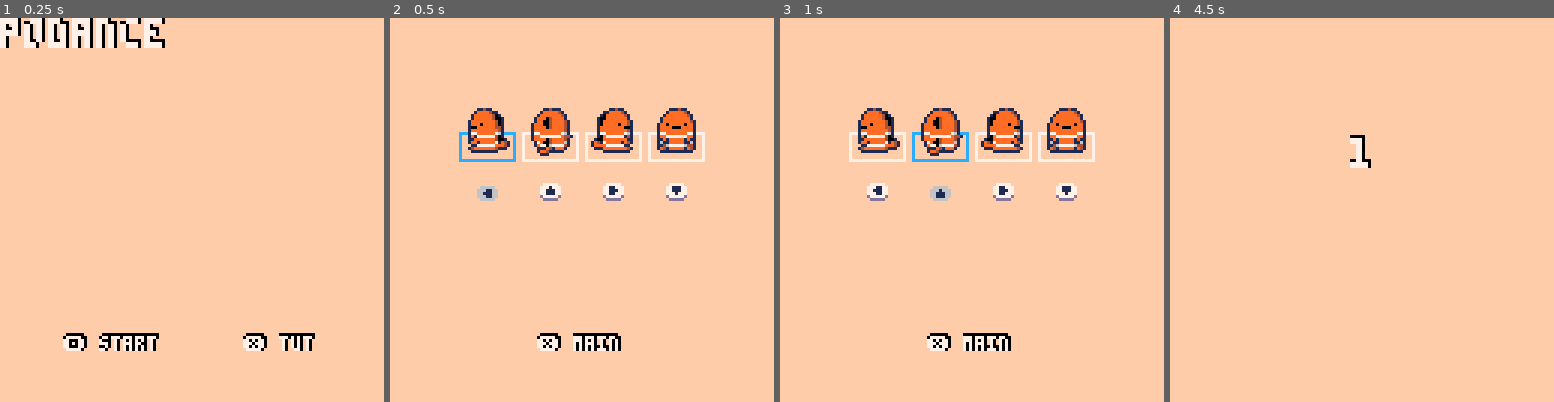
Above: before the commit, frames 1-4 (left to right).
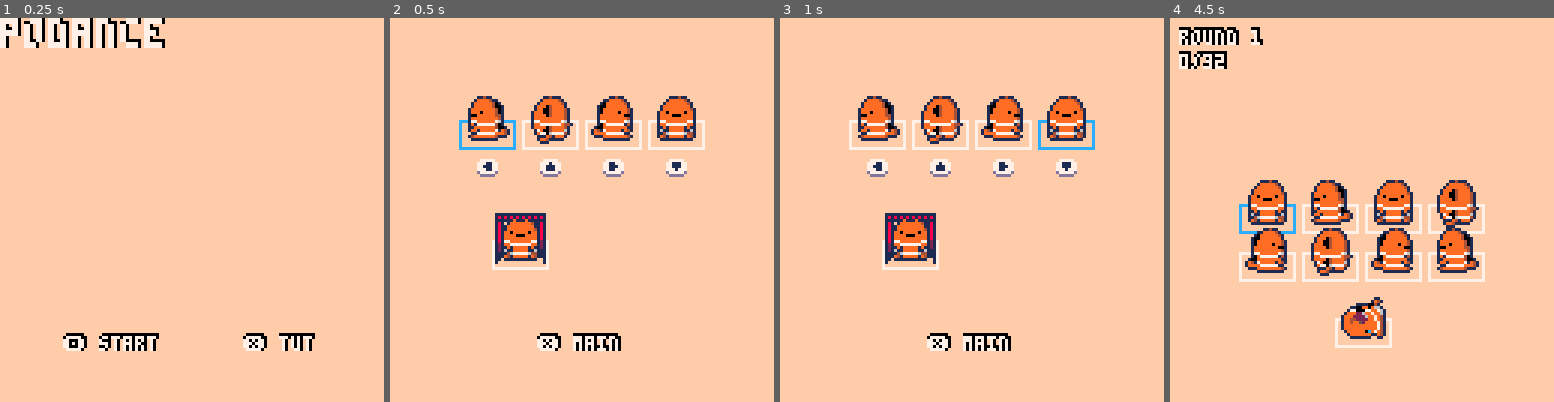
Above: after the commit, the same moments.

Repository: hyongew/pico8
Game: PICO-8 cartridge podance.p8
The game is run twice, just before and just after one commit, with the same random seed, the same clock (stepped at 60 frames per second) and the same inputs.
Inputs:
- Up to frame 1 (0.25 s): no input
- Up to frame 2 (0.5 s): tap X (X key) at 0.33 s
- Up to frame 3 (1 s): tap O (Z key) at 0.7 s
- Up to frame 4 (4.5 s): tap X (X key) at 1.07, 1.85, 2.97, 4.08 s; hold Right 1.6-2.1 s; tap O (Z key) every 0.4 s from 1.7 to 4.1 s; hold Up 2.15-2.42 s; hold Right 2.47-3.03 s; hold Left 3.08-3.58 s; hold Down 3.63-3.97 s; hold Right from 4.02 s (still down)

Frame 1 is identical in both runs. In frame 2, 8.8% of the frame differs, in the area x 17-83%, y 20-66%; in frame 3, 9.0%; in frame 4, 13%, in the area x 2-83%, y 2-86%.

Commit message:
Add curtain to tutorial

Diff:
--- a/podance.p8
+++ b/podance.p8
@@ -24,7 +24,7 @@
 	rotanim,animend=
 	{2,3,1,0},24 --#moves*2+8
 	csp,csp0=65,65	--curtain anim
-	spd=15
+	spd=5
 	spdl,spdh=spd\2-1,spd\2+1
 	smoke={}
 end
@@ -39,7 +39,14 @@
 	elseif state=="tut" then
 		if (f%spd==0) sfx(0)
 		f+=1
-		if (f==spd*4) f=0
+		if f>=spd*4
+		and csp<csp0+8 then
+			csp+=2
+		end
+		if f==spd*8 then
+			f=0
+			csp=csp0
+		end
 		if (btnp(❎)) state="main"
 
 	elseif state=="hold" then
@@ -103,22 +110,37 @@
 	elseif state=="tut" then
 		local ms={⬅️,⬆️,➡️,⬇️}
 		local tstep=f\spd+1
+
+		--basics
 		for i=1,4 do
 			local c=7
 			if (tstep==i) c=12
-			drawsq(getx(i),gety(i)-24,c)
+			drawsq(getx(i),gety(i)-28,c)
 			spr(
 				getsp(ms[i]),
 				getx(i),
-				gety(i)-24,
+				gety(i)-28,
 				2,2
 			)
 			local off=41
-			if (tstep==i) off=57
+			if (tstep-4==i) off=57
 			spr(ms[i]+off,
 				getx(i)+4,
-				gety(i))
-		end
+				gety(i)-8)
+		end
+
+		--curtain
+		local x,y=
+		getx(5)+11,gety(5)-4
+
+		drawsq(x,y,7)
+		spr(getsp(⬇️),x,y,2,2)
+		drawcurtain(x,y)
+		print(style..
+			"❎ main",
+			49,106,7
+		)
+
 		print(style..
 			"❎ main",
 			49,106,7
@@ -358,41 +380,31 @@
 
 	--draw steps
 	for move in all(moves) do
-		local x,y,sp,spshift=
+		local x,y,sp,shft=
 		move.x,move.y,move.sp,0
-		local bx1,by1,bx2,by2=
-		x-1,y-1,x+15,y+15
 
 		--flipped sprite
 		if move.flep then
 			local fmap={3,0,1,0,7,0,5}
 			sp=fmap[sp]
-			spshift=32
+			shft=32
 			--mirror base
 			rectfill(
-				bx1,by1,bx2,by2+1,6
+				x-1,y-1,x+15,y+16,6
 			)
 		end
 
 		--demo move
-		spr(sp+spshift,x,y,2,2)
+		spr(sp+shft,x,y,2,2)
 
 		--curtain
 		if move.hide then
-			local cf=csp-csp0
-			--curtain top,left,right
-			line(bx1,by1,bx2,by1,1)
-			line(bx1,by1,bx1,by2,1)
-			line(bx2,by1,bx2,by2,1)
-			--curtain bottom
-			line(bx1,by2,bx1+cf,by2,1)
-			line(bx2,by2,bx2-cf,by2,1)
-			spr(csp+spshift,x,y,2,2)
+			drawcurtain(x,y,shft)
 		end
 
 		--mirror surface
 		if move.flep then
-			rect(bx1,by1,bx2,by2+1,7)
+			rect(x-1,y-1,x+15,y+16,7)
 			spr(13,x,y,2,2)
 		end
 	end
@@ -568,6 +580,21 @@
       	c=rnd({5,6,2,0})})
   end
 	end
+end
+
+function drawcurtain(x,y,shft)
+	local shft=shft or 0
+	local x1,y1,x2,y2=
+	x-1,y-1,x+15,y+15
+	local cf=csp-csp0
+	--curtain top,left,right
+	line(x1,y1,x2,y1,1)
+	line(x1,y1,x1,y2,1)
+	line(x2,y1,x2,y2,1)
+	--curtain bottom
+	line(x1,y2,x1+cf,y2,1)
+	line(x2,y2,x2-cf,y2,1)
+	spr(csp+shft,x,y,2,2)
 end
 -->8
 --debugger
